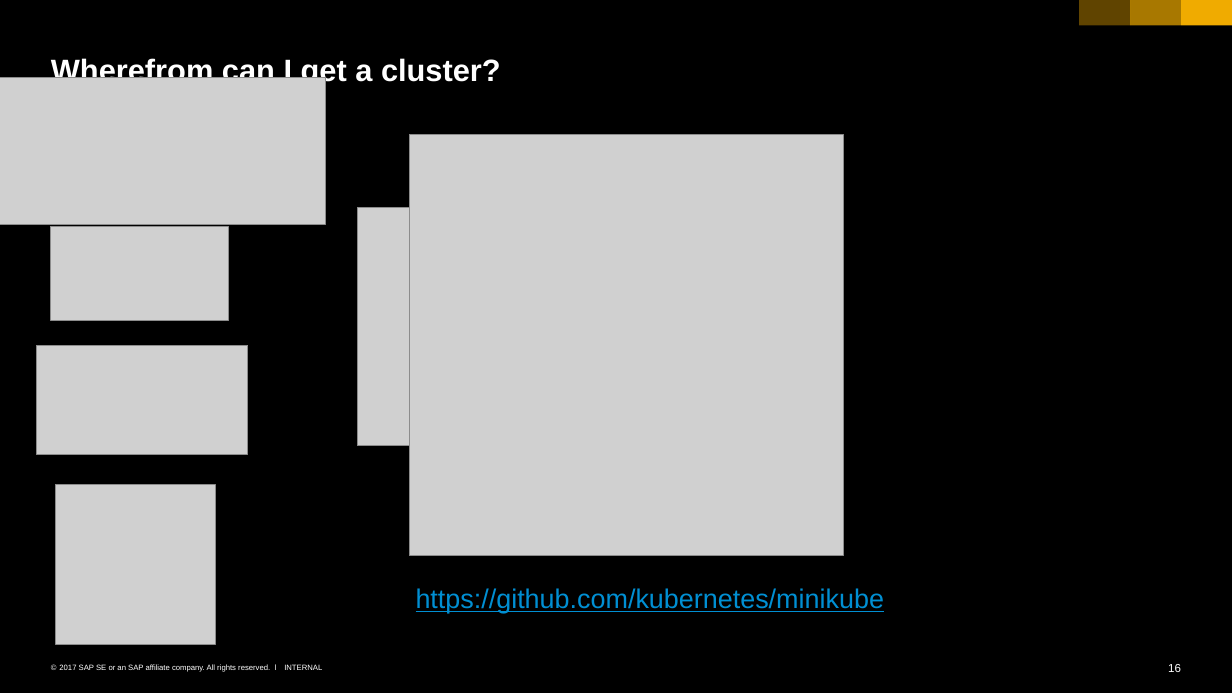
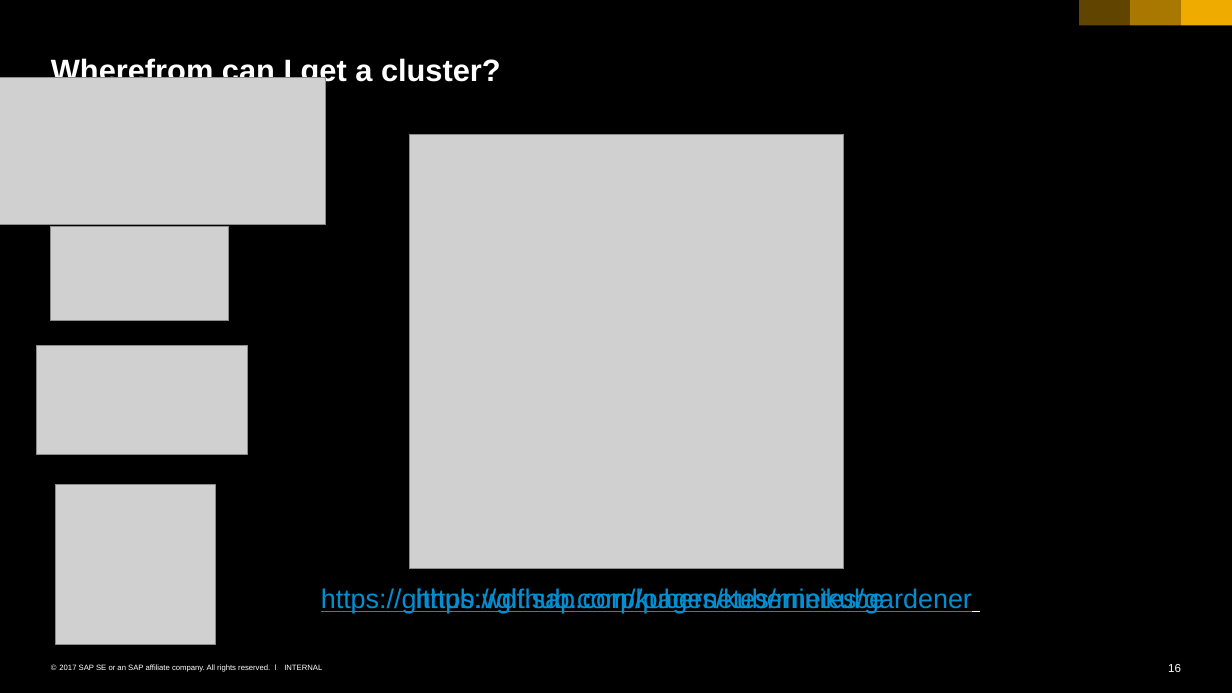
Before and after one commit to cuijiyao01/docker-k8s-training, a slide deck: slide 16 of kubernetes/10_administration.pptx. Drawn at 1232x693 pixels with LibreOffice and Linux fonts; fonts in the diff are those of the drawing; grey boxes stand for pictures. Boxes give left, top, right and bottom in pixels: in the first picture for what was removed or moved away, otherwise in the second. Text is boxed around its words. In the diff, an @@ line names an element or a change of style, - is before the commit and + after.

```diff
--- a/kubernetes/10_administration.pptx
+++ b/kubernetes/10_administration.pptx
@@ picture: place and size @@
-picture at bbox=[357, 208, 595, 445]
+picture at bbox=[409, 134, 843, 568]
@@ text added at bbox=[321, 588, 972, 613], 21 pt, text #008FD3, underline @@
+https://github.wdf.sap.corp/pages/kubernetes/gardener
```
Also in this commit, not shown: 3 other files.
